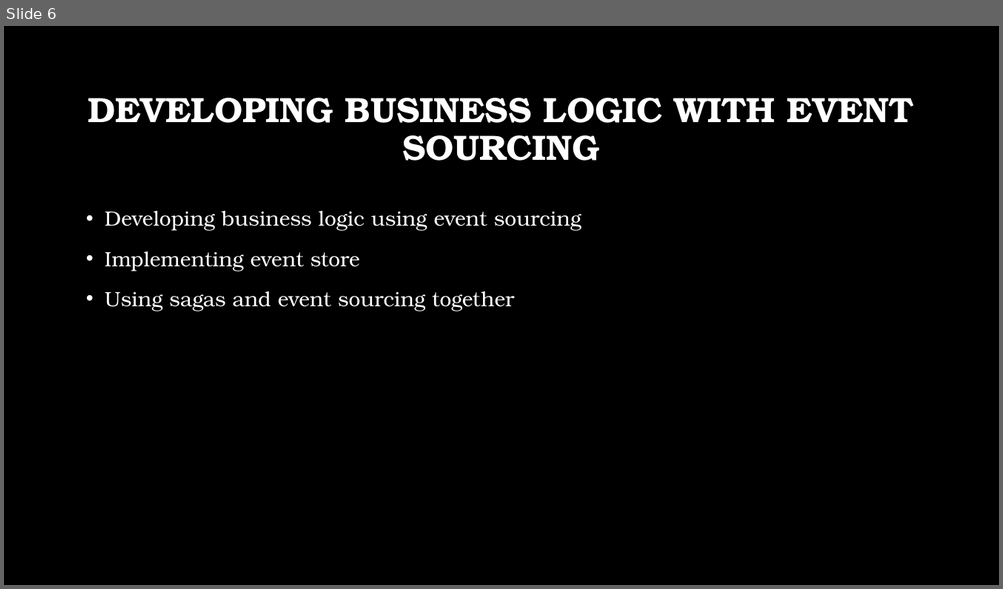
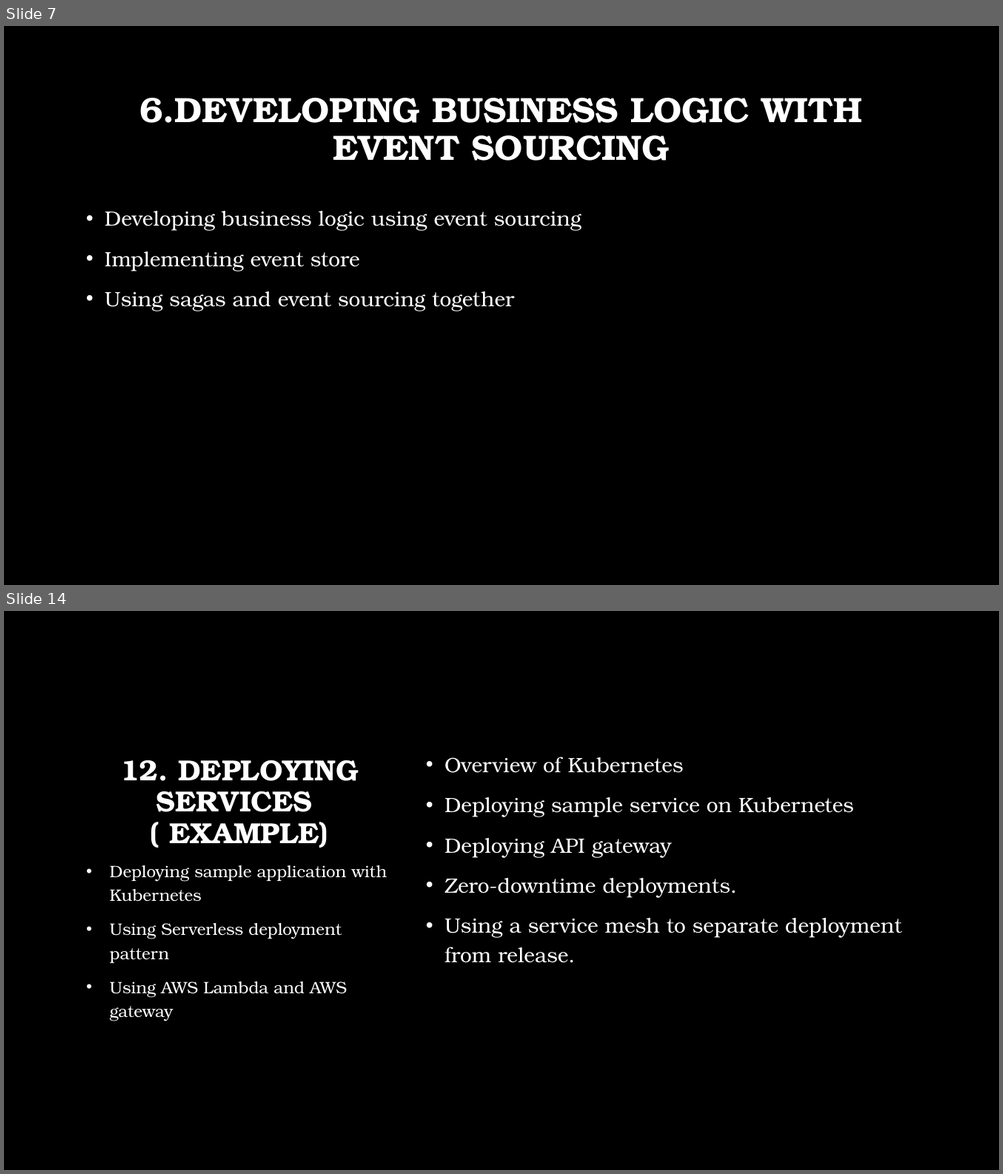
Before and after one commit to BharadwajMamidisetti/m5s8, a slide deck: docs/presentations/Microservices.pptx. Shown one above the other, each under a label of ours: slide 6 before the commit, slides 7 and 14 after it; the slides between them are not shown. The pictures are 1003x589 and 1003x1174 pixels, drawn with LibreOffice and Linux fonts; fonts in the diff are those of the drawing; background and template pictures are left out. Boxes give left, top, right and bottom in pixels: in the first picture for what was removed or moved away, otherwise in the second. Text is boxed around its words. In the diff, an @@ line names an element or a change of style, - is before the commit and + after.

```diff
--- a/docs/presentations/Microservices.pptx
+++ b/docs/presentations/Microservices.pptx
@@ slide 14 added at <box>4,611,999,1170</box>, background picture (left out) @@
@@ title added at <box>120,760,358,848</box>, 28 pt, text #FFFFFF, bold @@
+12. DEPLOYING SERVICES
+( EXAMPLE)
@@ text added at <box>444,757,902,963</box>, 20 pt, text #FFFFFF @@
+• Overview of Kubernetes
+• Deploying sample service on Kubernetes
+• Deploying API gateway
+• Zero-downtime deployments.
+• Using a service mesh to separate deployment from release.
@@ text added at <box>110,866,387,1022</box>, 16 pt, text #FFFFFF @@
+• Deploying sample application with Kubernetes
+• Using Serverless deployment pattern
+• Using AWS Lambda and AWS gateway
@@ what was slide 6 is now slide 7 @@
@@ slide 7 changed as well @@
@@ title at <box>139,98,862,161</box>: text changed @@
-DEVELOPING BUSINESS LOGIC WITH EVENT SOURCING
+6.DEVELOPING BUSINESS LOGIC WITH EVENT SOURCING
```
Also in this commit, not shown: 4 other slides changed, 11 other slides added.
